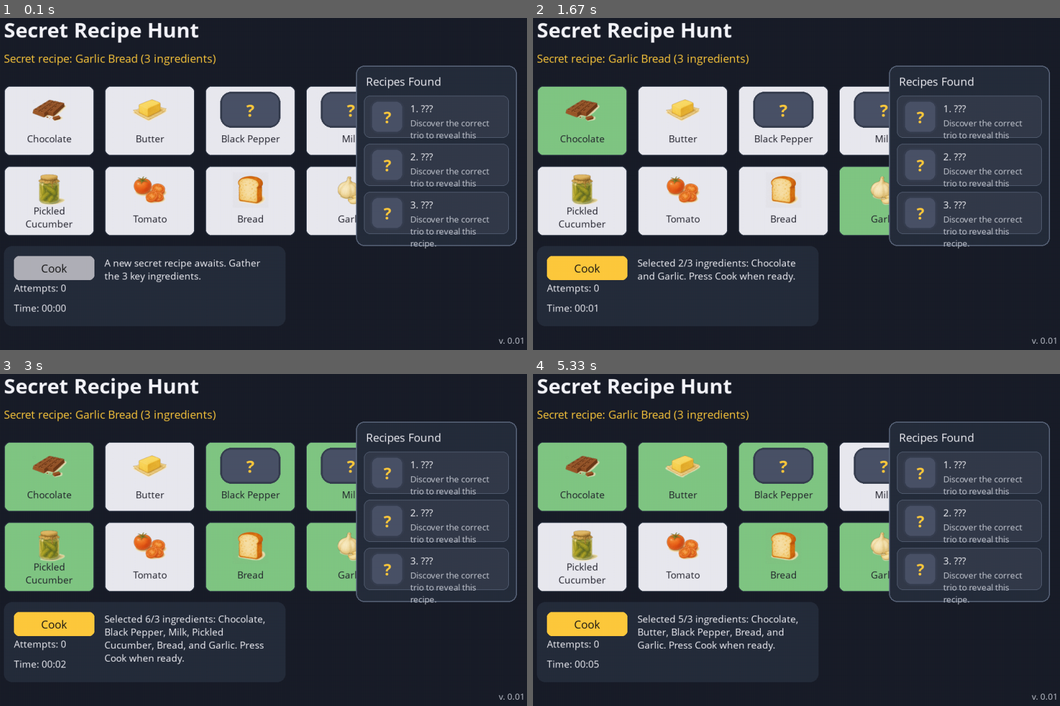
Above: before the commit, frames 1-4 (two rows, left to right).
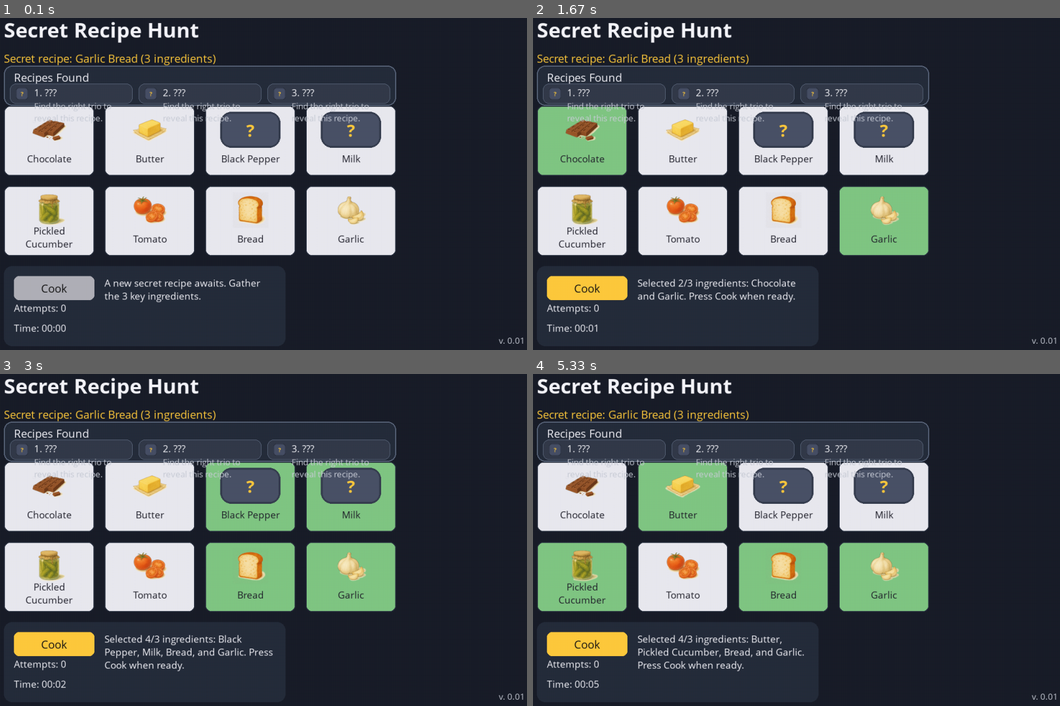
Above: after the commit, the same moments.

Repository: chrixbedardcad/FoodSimulator
Game: pygame game, started from secret_recipe_pygame.py
The game is run twice, just before and just after one commit, with the same random seed, the same clock (stepped at 60 frames per second) and the same inputs.
Inputs (mouse positions are in pixels of both pictures, inside the frame that each line leads up to):
- Up to frame 1 (0.1 s): no input
- Up to frame 2 (1.67 s): click (770, 190) at 0.38 s; click (791, 200) at 0.72 s; click (612, 120) at 1.05 s; click (854, 207) at 1.38 s
- Up to frame 3 (3 s): click (52, 523) at 1.72 s; click (263, 569) at 2.05 s; click (237, 470) at 2.38 s; click (368, 503) at 2.72 s
- Up to frame 4 (5.33 s): click (606, 566) at 3.55 s; click (907, 470) at 3.88 s; click (622, 463) at 4.22 s; click (812, 516) at 4.55 s; click (622, 510) at 4.88 s; click (664, 503) at 5.22 s

The runs differ from the first frame. In frame 1, 33% of the frame differs, in the area x 0-99%, y 14-95%; in frame 2, 34%; in frame 3, 38%; in frame 4, 39%.

Commit message:
Reposition recipe summary above ingredient grid

Diff:
--- a/secret_recipe_pygame.py
+++ b/secret_recipe_pygame.py
@@ -75,8 +75,7 @@
 
         self.found_recipes: List[Optional[Recipe]] = [None] * RECIPES_TO_FIND
         self.card_rects = self._build_card_layout()
-        self.cook_button = pygame.Rect(80, 520, 160, 48)
-        self.summary_panel = pygame.Rect(760, 140, 320, 360)
+        self.cook_button = pygame.Rect(80, 560, 160, 48)
 
         self._ingredient_display: Dict[str, str] = {
             name: (ingredient.display_name if isinstance(ingredient, Ingredient) else name)
@@ -316,6 +315,16 @@
             new_size = (max(1, int(width * scale)), max(1, int(height * scale)))
             surface = pygame.transform.smoothscale(surface, new_size)
         return surface
+
+    @staticmethod
+    def _scale_surface(surface: pygame.Surface, max_size: Tuple[int, int]) -> pygame.Surface:
+        width, height = surface.get_size()
+        max_width, max_height = max_size
+        scale = min(max_width / width, max_height / height, 1.0)
+        if scale >= 1.0:
+            return surface
+        new_size = (max(1, int(width * scale)), max(1, int(height * scale)))
+        return pygame.transform.smoothscale(surface, new_size)
 
     def _ingredient_image_surface(self, ingredient_name: str) -> pygame.Surface:
         key = self._normalize_key(ingredient_name)
@@ -428,44 +437,60 @@
                 self.screen.blit(surface, line_rect)
 
     def _draw_controls(self) -> None:
-        pygame.draw.rect(self.screen, PANEL_COLOR, (60, 500, 560, 160), border_radius=16)
+        pygame.draw.rect(self.screen, PANEL_COLOR, (60, 540, 560, 160), border_radius=16)
         cook_color = ACCENT_COLOR if self.hand_active and self.selected_indices else CARD_DISABLED_COLOR
         pygame.draw.rect(self.screen, cook_color, self.cook_button, border_radius=10)
         label = self.font_medium.render("Cook", True, (20, 20, 20))
         self.screen.blit(label, label.get_rect(center=self.cook_button.center))
 
-        status_rect = pygame.Rect(260, 520, 340, 120)
+        status_rect = pygame.Rect(260, 560, 340, 120)
         self._blit_wrapped_text(self.status_message, self.font_small, TEXT_COLOR, status_rect)
 
         attempts_surface = self.font_small.render(f"Attempts: {self.attempts}", True, TEXT_COLOR)
-        self.screen.blit(attempts_surface, (80, 570))
+        self.screen.blit(attempts_surface, (80, 610))
         elapsed = (self.finish_time or time.perf_counter()) - self.start_time
         minutes, seconds = divmod(int(elapsed), 60)
         timer_surface = self.font_small.render(f"Time: {minutes:02d}:{seconds:02d}", True, TEXT_COLOR)
-        self.screen.blit(timer_surface, (80, 610))
+        self.screen.blit(timer_surface, (80, 650))
 
     def _draw_summary(self) -> None:
-        pygame.draw.rect(self.screen, PANEL_COLOR, self.summary_panel, border_radius=16)
+        if not self.card_rects:
+            return
+
+        grid_left = min(rect.x for rect in self.card_rects)
+        grid_right = max(rect.right for rect in self.card_rects)
+        panel_height = 80
+        panel_y = max(self.card_rects[0].y - panel_height - 20, 140)
+        panel_rect = pygame.Rect(
+            grid_left,
+            panel_y,
+            grid_right - grid_left,
+            panel_height,
+        )
+
+        pygame.draw.rect(self.screen, PANEL_COLOR, panel_rect, border_radius=16)
         pygame.draw.rect(
             self.screen,
             SUMMARY_ENTRY_BORDER_COLOR,
-            self.summary_panel,
+            panel_rect,
             width=2,
             border_radius=16,
         )
         title = self.font_medium.render("Recipes Found", True, TEXT_COLOR)
-        self.screen.blit(title, (self.summary_panel.x + 20, self.summary_panel.y + 16))
-
-        entry_height = 84
+        self.screen.blit(title, (panel_rect.x + 20, panel_rect.y + 8))
+
         spacing = 12
-        entry_y = self.summary_panel.y + 60
+        slots = len(self.found_recipes)
+        if slots == 0:
+            return
+        available_width = panel_rect.width - spacing * (slots + 1)
+        entry_width = max(80, available_width // slots)
+        entry_height = panel_rect.height - 40
+        entry_top = panel_rect.y + 36
+        current_x = panel_rect.x + spacing
+
         for idx, recipe in enumerate(self.found_recipes):
-            entry_rect = pygame.Rect(
-                self.summary_panel.x + 16,
-                entry_y,
-                self.summary_panel.width - 32,
-                entry_height,
-            )
+            entry_rect = pygame.Rect(current_x, entry_top, entry_width, entry_height)
             fill_color = SUMMARY_ENTRY_FOUND_COLOR if recipe else SUMMARY_ENTRY_PENDING_COLOR
             pygame.draw.rect(self.screen, fill_color, entry_rect, border_radius=12)
             pygame.draw.rect(
@@ -477,31 +502,44 @@
             )
 
             icon_surface = self._recipe_image_surface(recipe)
+            icon_surface = self._scale_surface(
+                icon_surface, (entry_rect.height - 16, entry_rect.height - 16)
+            )
             icon_rect = icon_surface.get_rect()
             icon_rect.left = entry_rect.x + 12
             icon_rect.centery = entry_rect.centery
             self.screen.blit(icon_surface, icon_rect)
 
             text_x = icon_rect.right + 12
+            text_width = entry_rect.right - text_x - 12
+            if text_width <= 0:
+                text_x = icon_rect.right + 4
+                text_width = entry_rect.right - text_x - 4
+
             primary_label = f"{idx + 1}. {recipe.display_name if recipe else '???'}"
             primary_surface = self.font_small.render(primary_label, True, TEXT_COLOR)
-            self.screen.blit(primary_surface, (text_x, entry_rect.y + 12))
+            primary_rect = primary_surface.get_rect()
+            primary_rect.topleft = (text_x, entry_rect.y + 4)
+            if primary_rect.width > text_width:
+                primary_surface = self.font_xsmall.render(primary_label, True, TEXT_COLOR)
+                primary_rect = primary_surface.get_rect()
+                primary_rect.topleft = (text_x, entry_rect.y + 4)
+            self.screen.blit(primary_surface, primary_rect)
 
             if recipe:
                 ingredients = [self._display_name(name) for name in recipe.trio]
-                detail_text = "Ingredients: " + ", ".join(ingredients)
+                detail_text = ", ".join(ingredients)
             else:
-                detail_text = "Discover the correct trio to reveal this recipe."
-
-            available_width = entry_rect.width - (text_x - entry_rect.x) - 16
-            detail_lines = self._wrap_text(detail_text, self.font_xsmall, available_width)
-            detail_y = entry_rect.y + 12 + self.font_small.get_linesize() + 4
+                detail_text = "Find the right trio to reveal this recipe."
+
+            detail_lines = self._wrap_text(detail_text, self.font_xsmall, text_width)
+            detail_y = primary_rect.bottom + 2
             for line in detail_lines:
                 detail_surface = self.font_xsmall.render(line, True, TEXT_MUTED_COLOR)
                 self.screen.blit(detail_surface, (text_x, detail_y))
                 detail_y += self.font_xsmall.get_linesize()
 
-            entry_y += entry_height + spacing
+            current_x += entry_width + spacing
 
     def _draw_summary_overlay(self) -> None:
         overlay = pygame.Surface((SCREEN_WIDTH, SCREEN_HEIGHT), pygame.SRCALPHA)
@@ -541,7 +579,7 @@
         padding_x = 20
         padding_y = 20
         start_x = 60
-        start_y = 180
+        start_y = 220
         rects: List[pygame.Rect] = []
         for row in range(CARD_ROWS):
             for column in range(CARD_COLUMNS):
